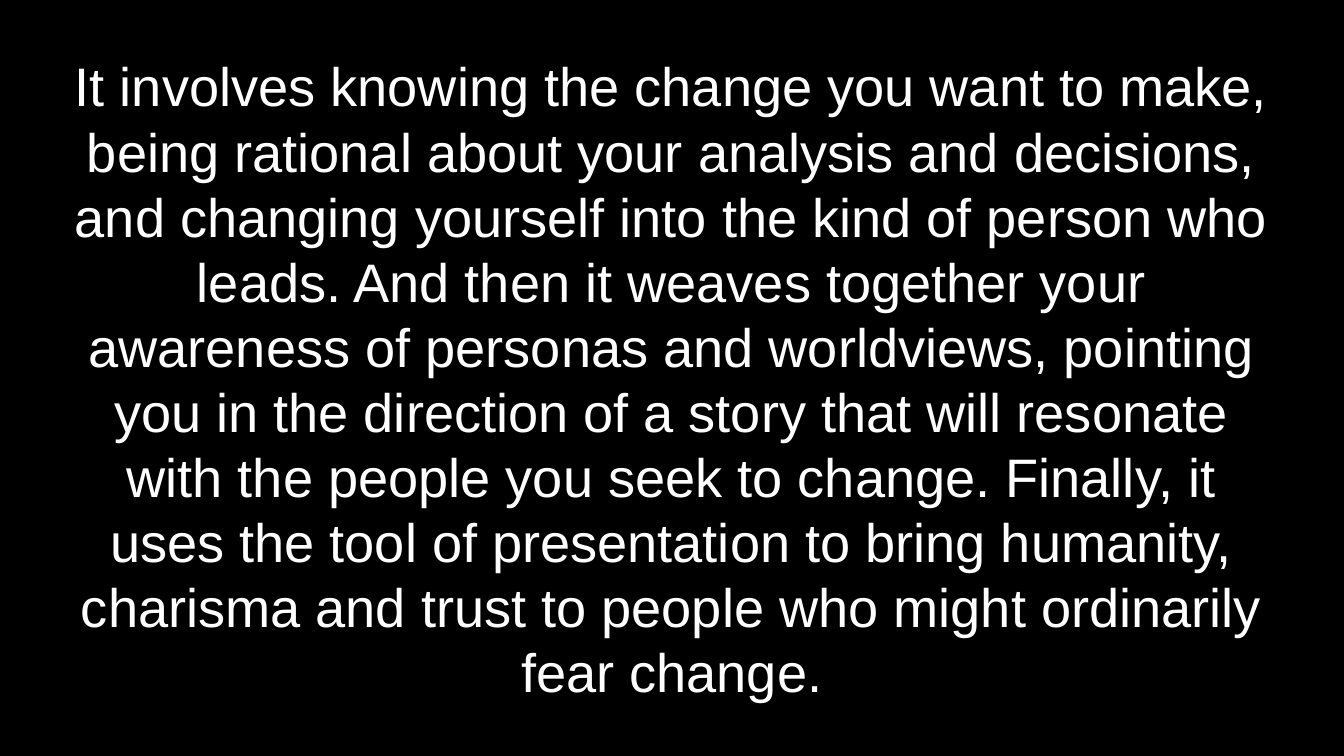
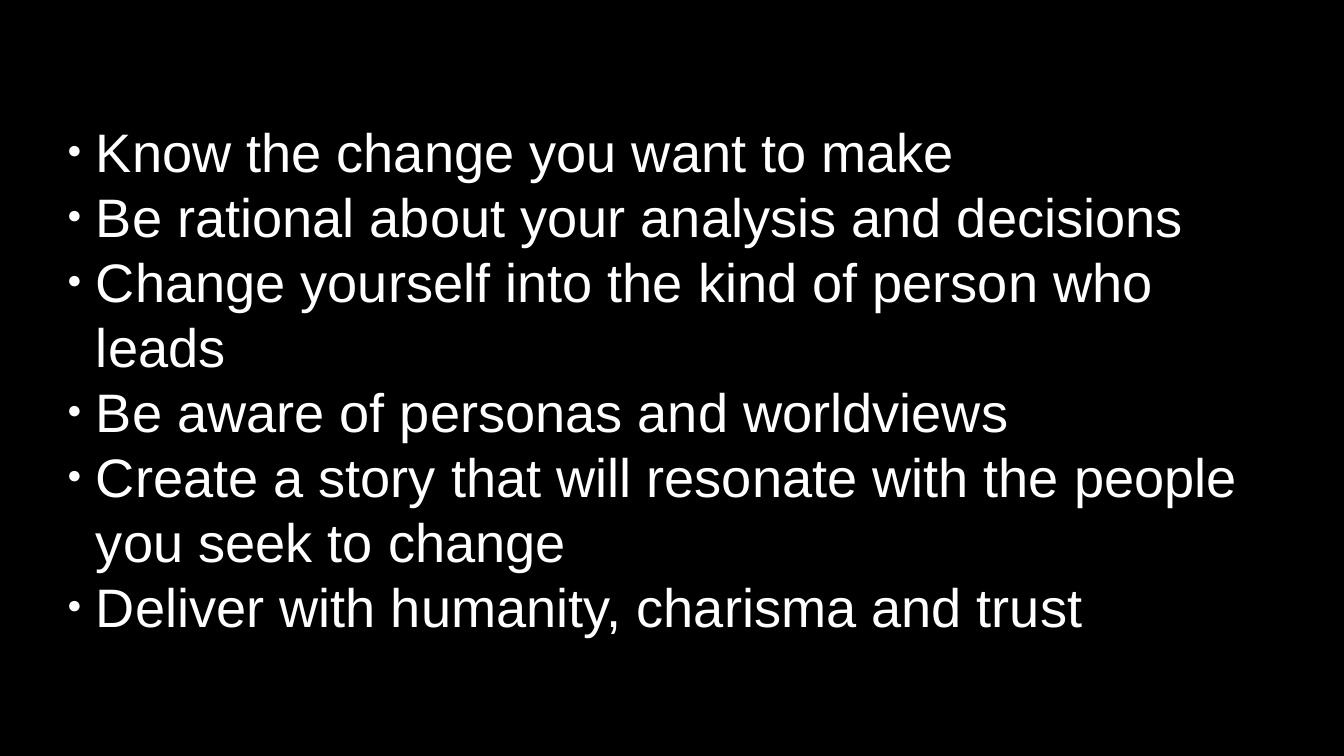
Before and after one commit to cornelius/ship, a slide deck: slide 11 of material/overview.odp. Drawn at 1344x756 pixels with LibreOffice and Linux fonts; fonts in the diff are those of the drawing. Boxes give left, top, right and bottom in pixels: in the first picture for what was removed or moved away, otherwise in the second. Text is boxed around its words. In the diff, an @@ line names an element or a change of style, - is before the commit and + after.

```diff
--- a/material/overview.odp
+++ b/material/overview.odp
@@ subtitle at [96, 132, 1237, 636]: text changed @@
-It involves knowing the change you want to make, being rational about your analysis and decisions, and changing yourself into the kind of person who leads. And then it weaves together your awareness of personas and worldviews, pointing you in the direction of a story that will resonate with the people you seek to change. Finally, it uses the tool of presentation to bring humanity, charisma and trust to people who might ordinarily fear change.
+● Know the change you want to make
+● Be rational about your analysis and decisions
+● Change yourself into the kind of person who leads
+● Be aware of personas and worldviews
+● Create a story that will resonate with the people you seek to change
+● Deliver with humanity, charisma and trust
```
Also in this commit, not shown: 1 slide added, 1 other file.
